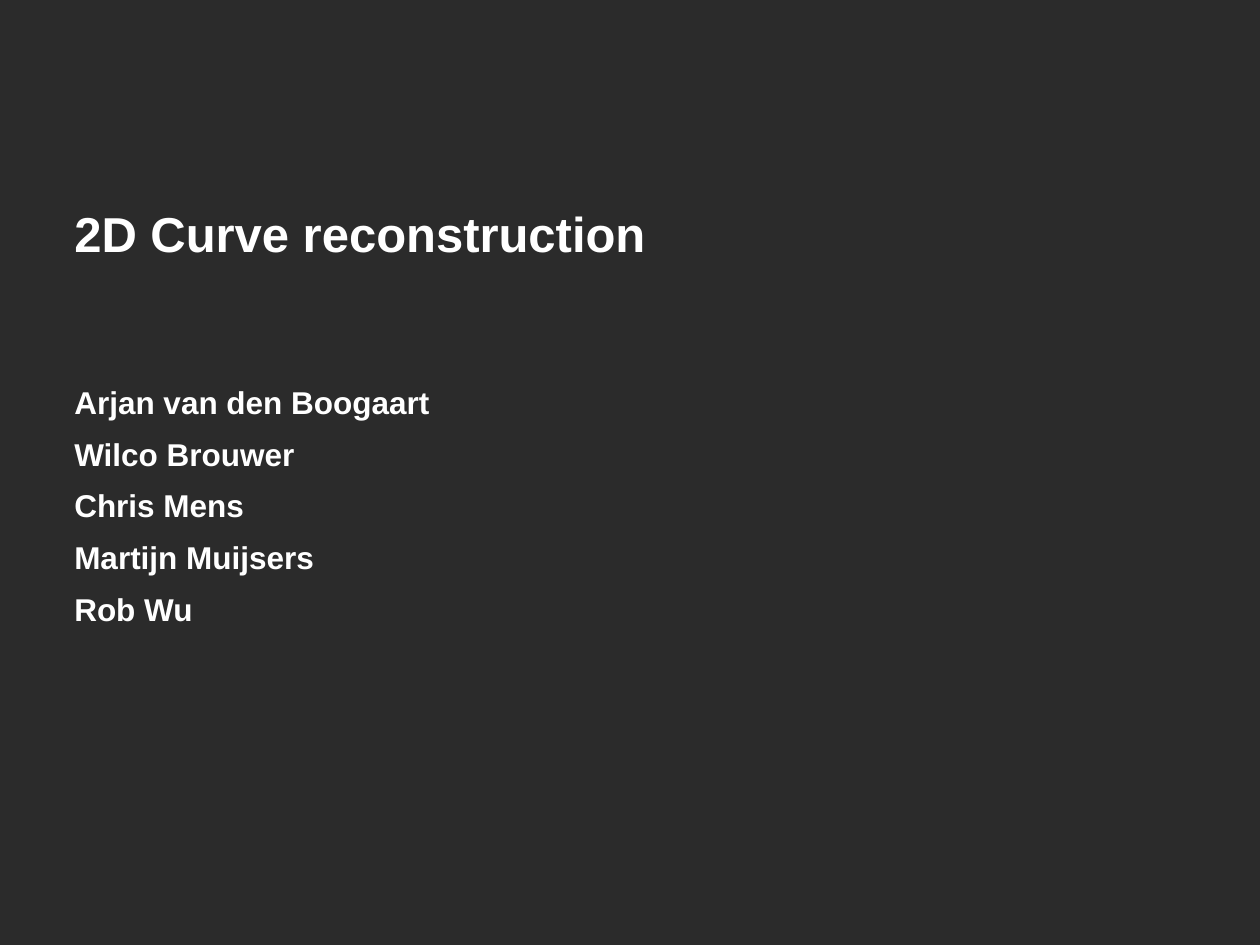
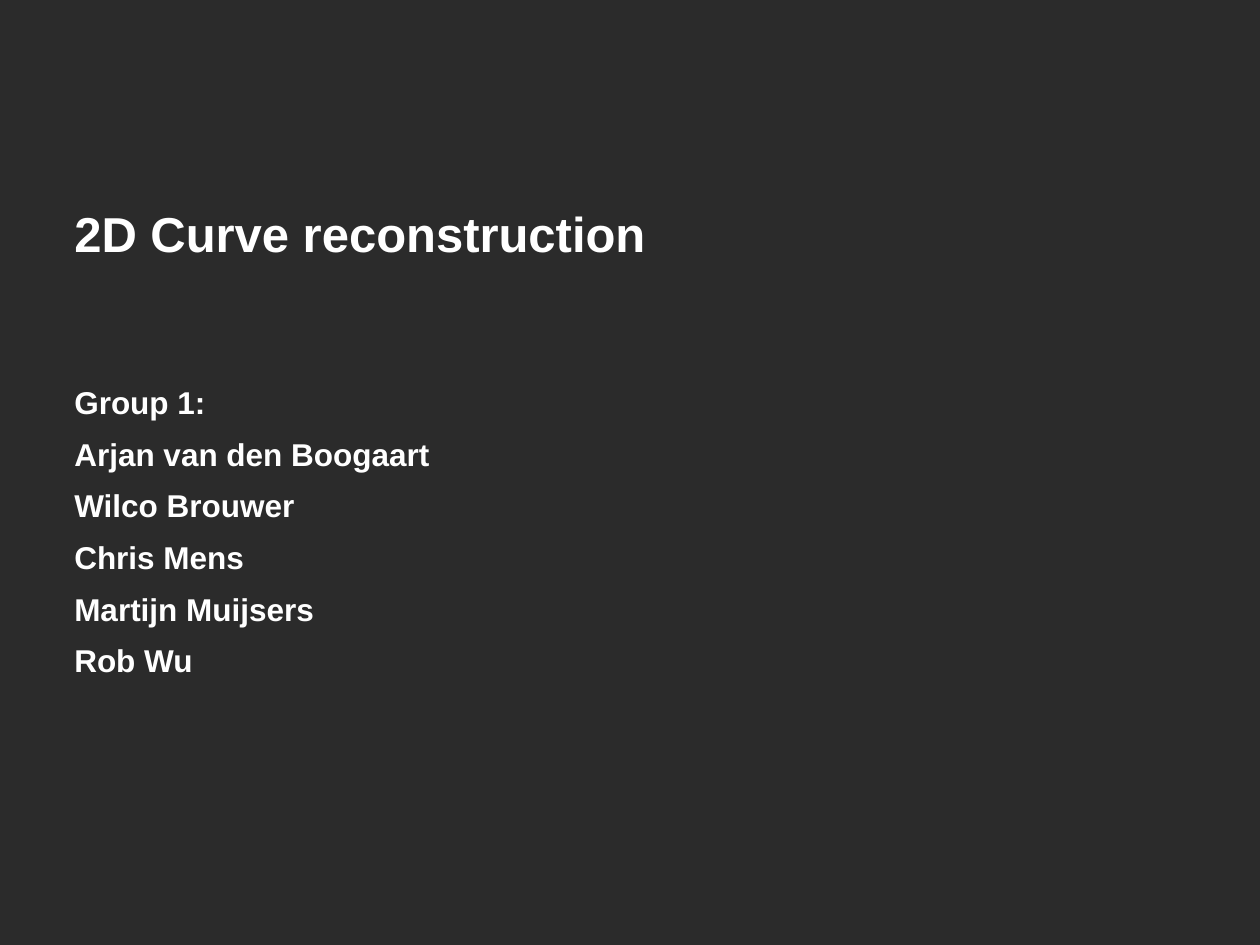
Before and after one commit to MartijnMuijsers/Algorithms, a slide deck: slide 1 of report/Final Presentation.ppt. Drawn at 1260x945 pixels with LibreOffice and Linux fonts; fonts in the diff are those of the drawing; background and template pictures are left out; a plain dark background stands for a picture behind light text. Boxes give left, top, right and bottom in pixels: in the first picture for what was removed or moved away, otherwise in the second. Text is boxed around its words. In the diff, an @@ line names an element or a change of style, - is before the commit and + after.

```diff
--- a/report/Final Presentation.ppt
+++ b/report/Final Presentation.ppt
@@ text at (x1=74, y1=392, x2=205, y2=420): paragraph added @@
+Group 1:
```
Also in this commit, not shown: 1 other slide changed, 6 slides added.
